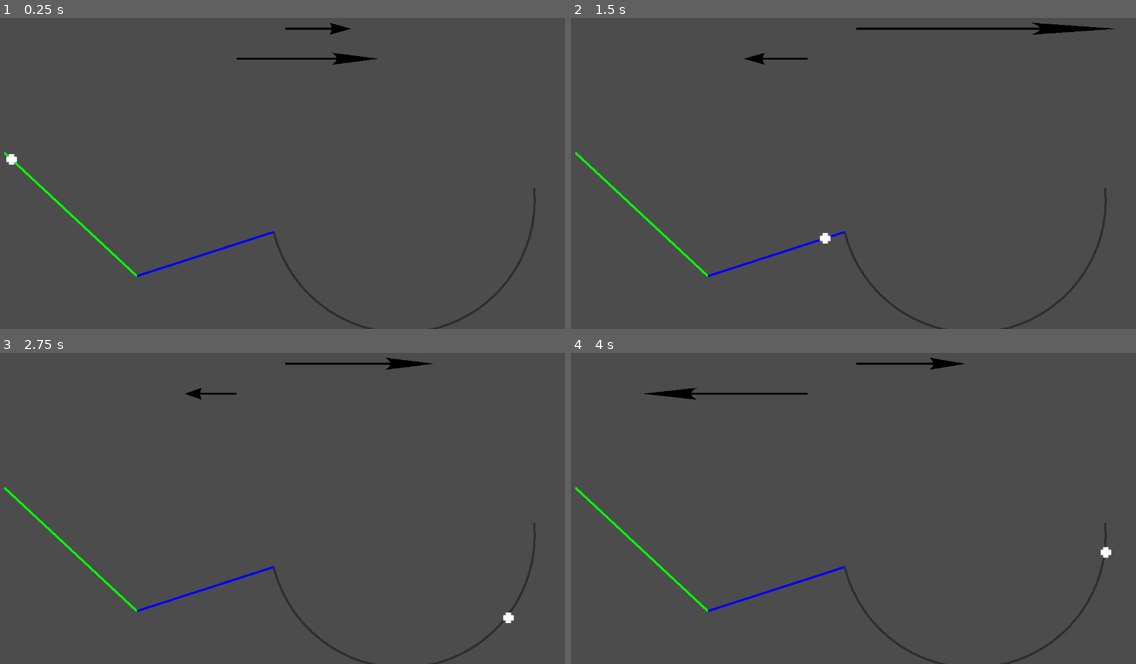
Above: before the commit, frames 1-4 (two rows, left to right).
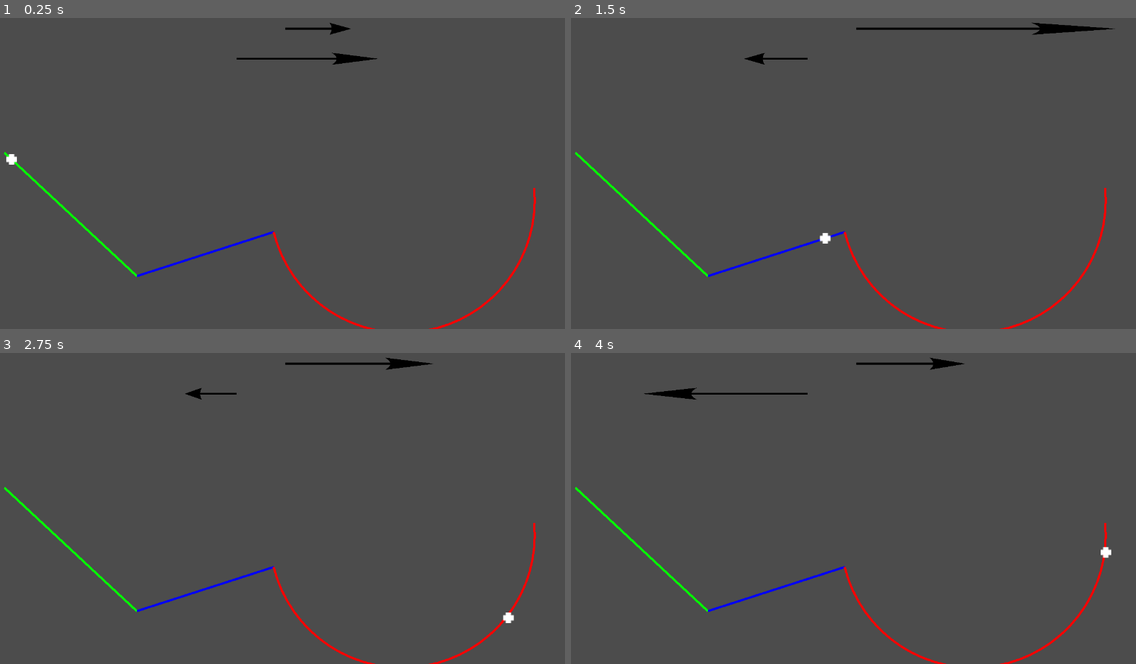
Above: after the commit, the same moments.

Repository: GalileoCap/GDT_CualqierCaida
Game: Godot game, scene res://Scenes/Main.tscn
The game is run twice, just before and just after one commit, with the same random seed, the same clock (stepped at 60 frames per second) and the same inputs.
Inputs:
- Up to frame 1 (0.25 s): no input
- Up to frame 2 (1.5 s): no input
- Up to frame 3 (2.75 s): no input
- Up to frame 4 (4 s): tap Enter at 3.5 s

The runs differ from the first frame. In frame 1, 0.5% of the frame differs, in the area x 48-95%, y 54-100%; in frame 2, 0.5%; in frame 3, 0.5%; in frame 4, 0.5%.

Commit message:
Hicimos un "arma pistas", en el qe le decimos qe estilo de rampa qeremos y (si no aclaramos algo especifico) nos la continua al final de la pista anterior

Diff:
--- a/Scenes/Linea.gd
+++ b/Scenes/Linea.gd
@@ -16,12 +16,21 @@
 
 func _draw():
 	var p = get_node("..")
-	var x0 = p.x_rampa1
-	var y0 = p.y_rampa1
 
-	var x1 = p.xf_rampa1
-	var y1 = p.yf_rampa1
+	var xant
+	var yant
 
-	draw_line(Vector2(x0 * p.escala, y0 * p.escala), Vector2(x1 * p.escala, y1 * p.escala), Color(0, 100, 0), 5)
-	draw_line(Vector2(p.x_rampa2 * p.escala, p.y_rampa2 * p.escala), Vector2(p.xf_rampa2 * p.escala, p.yf_rampa2 * p.escala), Color(0, 0, 100), 5)
-	draw_circle_arc(Vector2(p.rampa3.xc * p.escala, p.rampa3.yc * p.escala), p.rampa3.r * p.escala, p.rampa3.a0, p.rampa3.a1, 100)
+	for parte in p.Pista:
+		if not parte.has("x0"): parte.x0 = xant
+		if not parte.has("y0"): parte.y0 = yant
+
+		if parte.T == "C":
+			draw_circle_arc(Vector2(parte.xc * p.escala, parte.yc * p.escala), parte.r * p.escala, parte.a0, parte.a1, parte.col)
+		else:
+			draw_line(Vector2(parte.x0 * p.escala, parte.y0 * p.escala), Vector2(parte.x1 * p.escala, parte.y1 * p.escala), parte.col, 5)
+
+		xant = parte.x1
+		yant = parte.y1
+
+#	draw_line(Vector2(p.x_rampa2 * p.escala, p.y_rampa2 * p.escala), Vector2(p.xf_rampa2 * p.escala, p.yf_rampa2 * p.escala), Color(0, 0, 100), 5)
+#	draw_circle_arc(Vector2(p.rampa3.xc * p.escala, p.rampa3.yc * p.escala), p.rampa3.r * p.escala, p.rampa3.a0, p.rampa3.a1, 100)
--- a/Scenes/Main.gd
+++ b/Scenes/Main.gd
@@ -33,6 +33,7 @@
 var t = 0 #Tiempo pasado desde el inicio
 var xant #La posicion anterior
 var yant
+var Pista = Array()
 
 func _ready():
 	$Pelota.position.x = x_rampa1 * escala
@@ -47,14 +48,20 @@
 	alfa2 =  atan2(dy2, dx2)
 #	printt(alfa1, alfa2)
 
+	rampa3.T = "C"
 	rampa3.r = 3.0 #Radio
 	rampa3.x0 = xf_rampa2
 	rampa3.y0 = yf_rampa2
 	rampa3.x1 = rampa3.x0 + rampa3.r * 2 - 0.1
 	rampa3.y1 = rampa3.y0 - 1
+	rampa3.col = Color(100, 0, 0)
 
 	checkeo_arco(rampa3)
 	cuentas_arco(rampa3)
+
+	Pista.push_back({"T":"L", "x0":x_rampa1, "y0":y_rampa1, "x1":xf_rampa1, "y1":yf_rampa1, "col": Color(0, 100, 0)})
+	Pista.push_back({"T":"L", "x1":xf_rampa2, "y1":yf_rampa2, "col": Color(0, 0, 100)})
+	Pista.push_back(rampa3)
 
 func dist(par):
 	return(sqrt(pow(par.x1 - par.x0, 2) + pow(par.y1 - par.y0, 2)))
